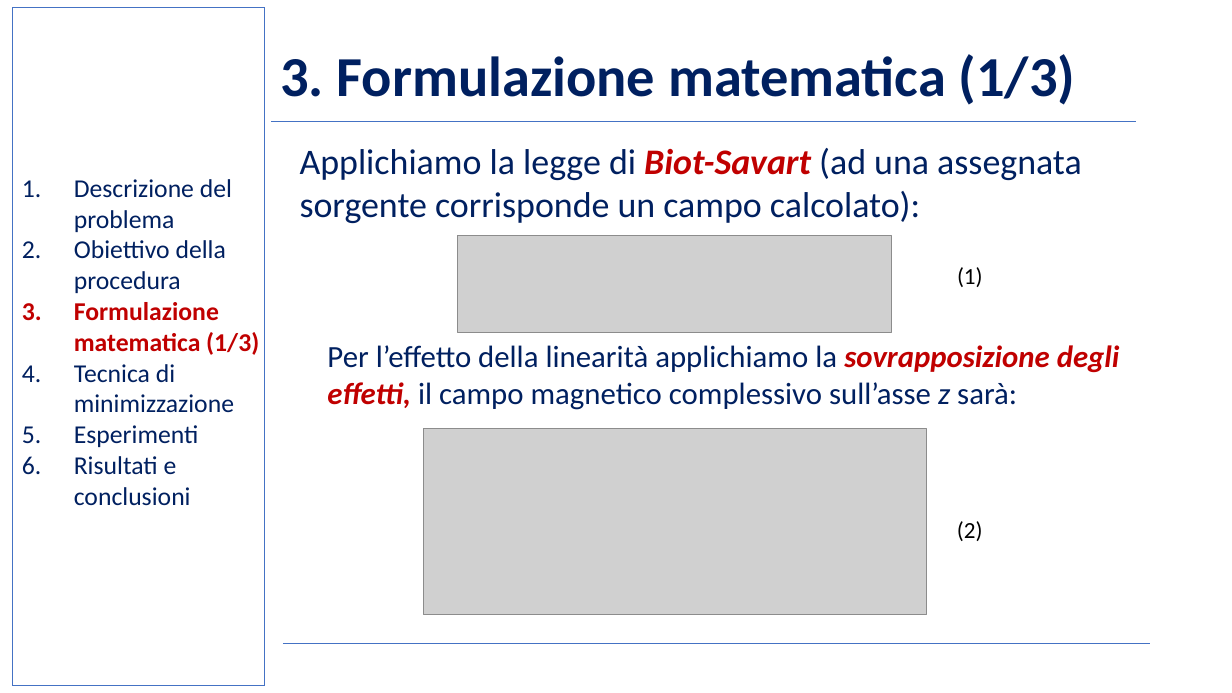
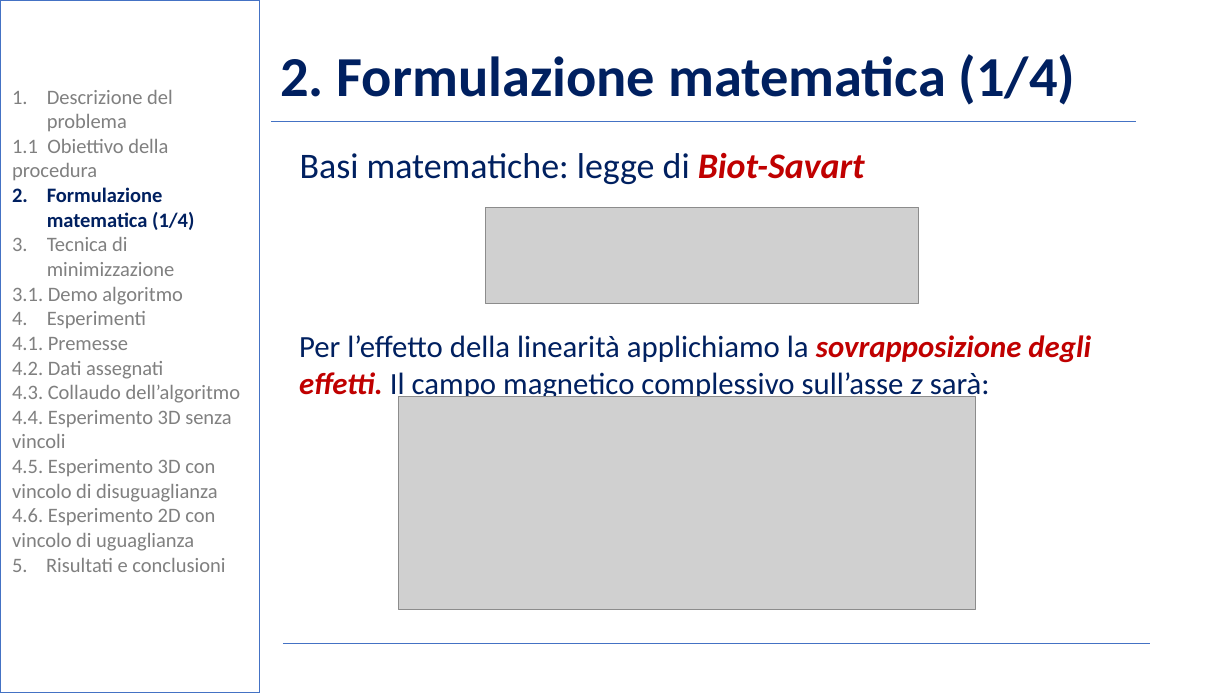
Before and after one commit to BernardoGiordano/NelderMeadMethod, a slide deck: slide 5 of writeup/Slides.pptx. Drawn at 1232x693 pixels with LibreOffice and Linux fonts; fonts in the diff are those of the drawing; grey boxes stand for pictures; background and template pictures are left out. Boxes give left, top, right and bottom in pixels: in the first picture for what was removed or moved away, otherwise in the second. Text is boxed around its words. In the diff, an @@ line names an element or a change of style, - is before the commit and + after.

```diff
--- a/writeup/Slides.pptx
+++ b/writeup/Slides.pptx
@@ rectangle: place and size @@
-rectangle at [13, 7, 264, 686]
+rectangle at [0, 0, 260, 693]
@@ rectangle at [0, 0, 260, 693]: fill none to #FFFFFF at 50% opacity @@
@@ text at [280, 54, 1075, 105]: text changed @@
-3. Formulazione matematica (1/3)
+2. Formulazione matematica (1/4)
@@ text "Descrizione del problema": place and size @@
-text "Descrizione del problema" at [74, 179, 259, 506]
+text "Descrizione del problema" at [12, 90, 241, 572]
@@ text at [47, 90, 175, 328]: size 20 to 16 pt, text colour #002060 to #808080 in "Descrizione del problema", "Tecnica di minimizzazione", "Esperimenti"; indent changed @@
@@ text at [12, 139, 194, 230]: text changed; size 20 to 16 pt; text colour #C00000 to #002060 @@
-2. Obiettivo della procedura
-3. Formulazione matematica (1/3)
+1.1 Obiettivo della procedura
+2. Formulazione matematica (1/4)
@@ text at [300, 153, 865, 184]: text changed @@
-Applichiamo la legge di Biot-Savart (ad una assegnata sorgente corrisponde un campo calcolato):
+Basi matematiche: legge di Biot-Savart
@@ picture: place and size @@
-picture at [458, 236, 892, 333]
+picture at [485, 207, 919, 304]
@@ text removed at [957, 267, 983, 287] @@
-(1)
@@ text at [12, 287, 183, 305]: paragraph added @@
+3.1. Demo algoritmo
@@ text at [12, 337, 241, 572]: text changed; size 20 to 16 pt; text colour #002060 to #808080 @@
-6. Risultati e conclusioni
+4.1. Premesse
+4.2. Dati assegnati
+4.3. Collaudo dell’algoritmo
+4.4. Esperimento 3D senza vincoli
+4.5. Esperimento 3D con vincolo di disuguaglianza
+4.6. Esperimento 2D con vincolo di uguaglianza
+5. Risultati e conclusioni
@@ text at [299, 335, 1091, 403]: text changed @@
-Per l’effetto della linearità applichiamo la sovrapposizione degli effetti, il campo magnetico complessivo sull’asse z sarà:
+Per l’effetto della linearità applichiamo la sovrapposizione degli effetti. Il campo magnetico complessivo sull’asse z sarà:
@@ picture: place and size @@
-picture at [423, 429, 927, 616]
+picture at [399, 396, 976, 610]
@@ text removed at [957, 521, 983, 541] @@
-(2)
```
Also in this commit, not shown: 18 other slides changed, 1 slide added, 3 other files.
